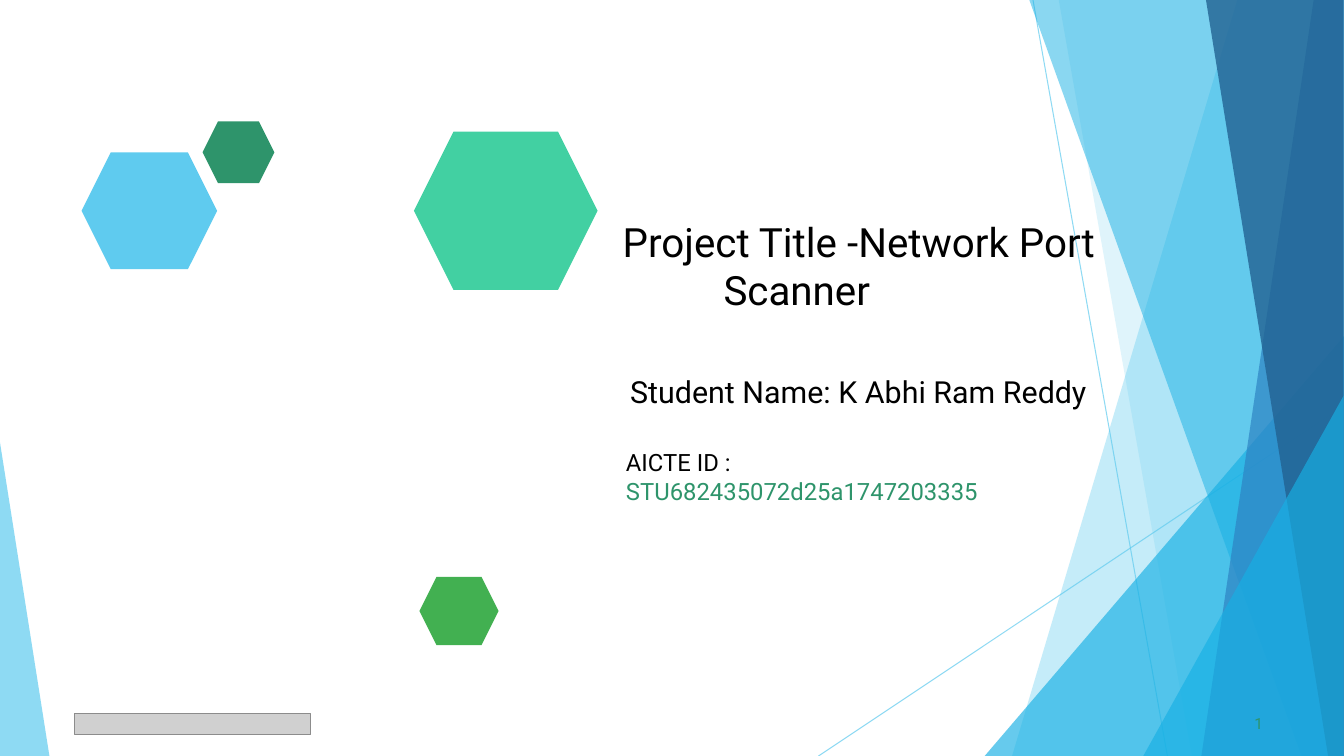
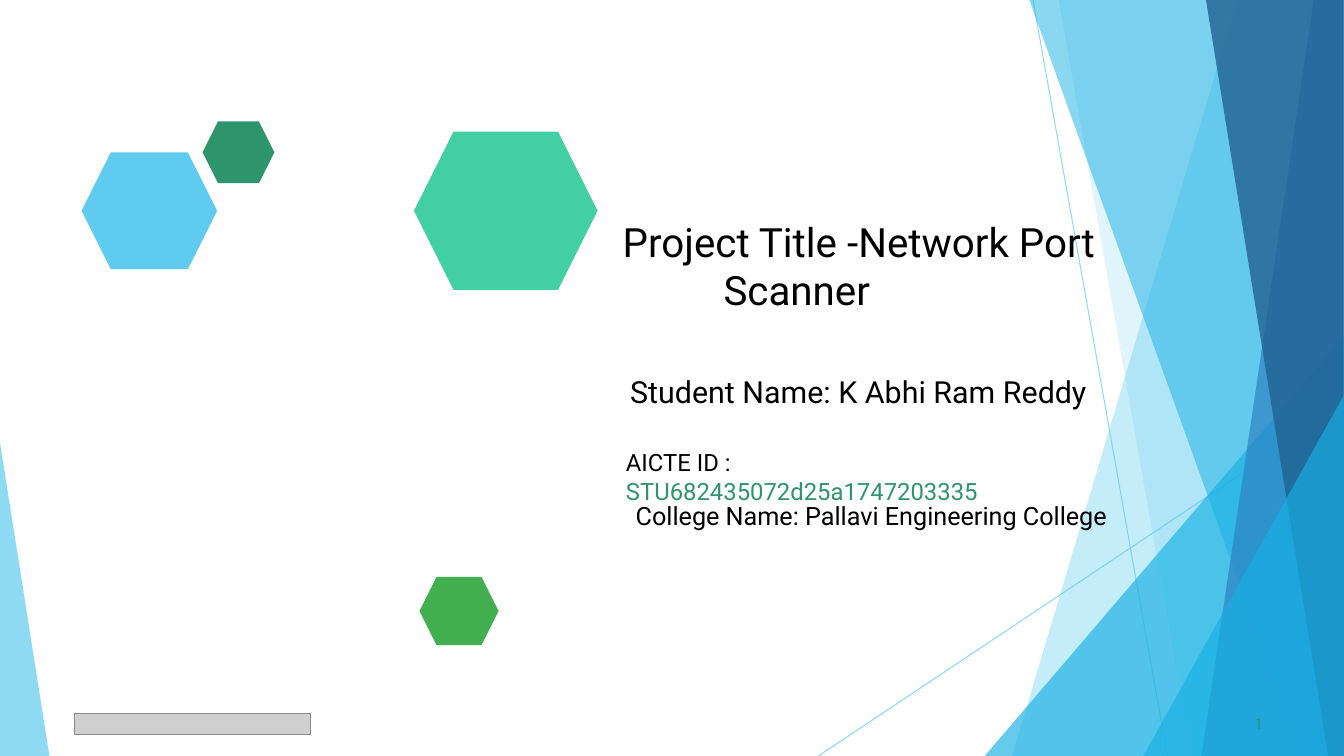
Before and after one commit to 00abhiram/Network-Port-Scanner, a slide deck: slide 1 of Project-1 ppt.pptx. Drawn at 1344x756 pixels with LibreOffice and Linux fonts; fonts in the diff are those of the drawing; grey boxes stand for pictures. Boxes give left, top, right and bottom in pixels: in the first picture for what was removed or moved away, otherwise in the second. Text is boxed around its words. In the diff, an @@ line names an element or a change of style, - is before the commit and + after.

```diff
--- a/Project-1 ppt.pptx
+++ b/Project-1 ppt.pptx
@@ text added at [636, 502, 1107, 531], 18 pt, text #000000 @@
+College Name: Pallavi Engineering College
```
Also in this commit, not shown: 8 other slides changed.
